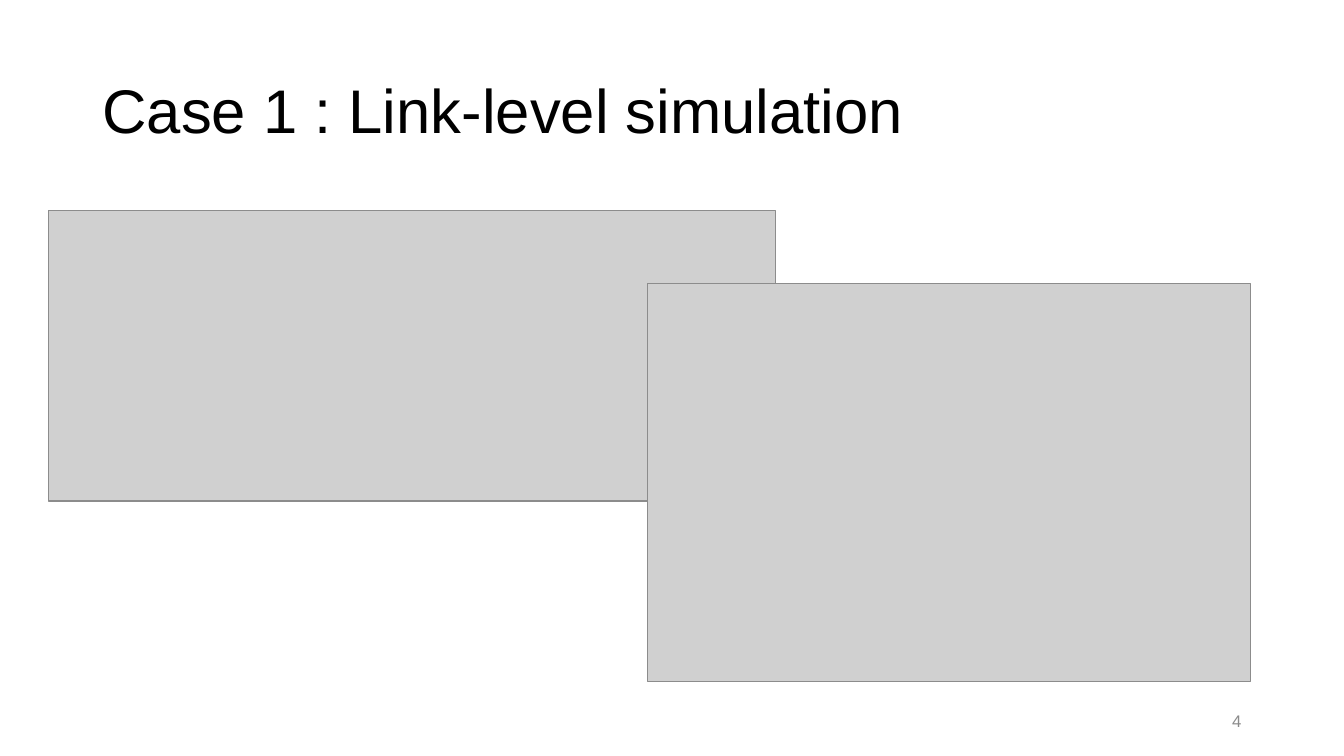
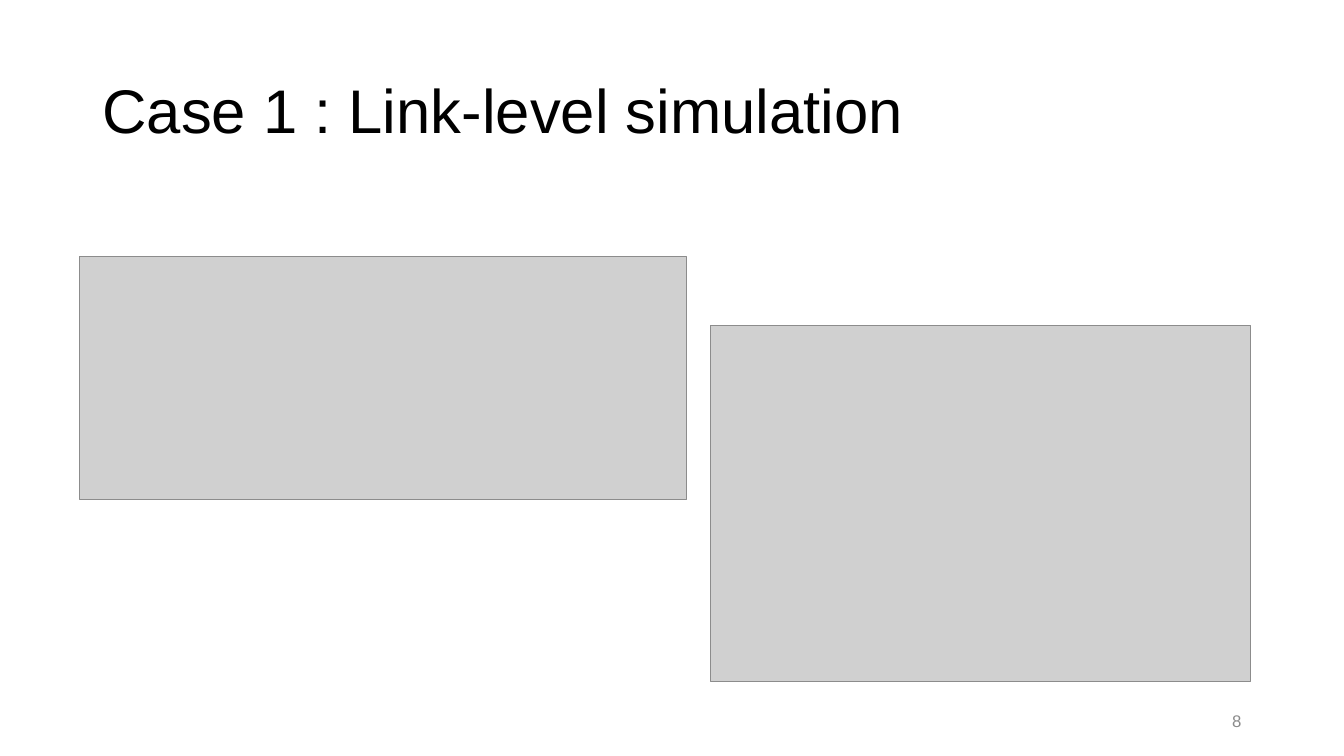
Before and after one commit to NYCU-ICCLab/sionna_introduction, a slide deck: slide 8 of sionna_introduction.pptx (slide 4 before the commit). Drawn at 1344x756 pixels with LibreOffice and Linux fonts; fonts in the diff are those of the drawing; grey boxes stand for pictures; background and template pictures are left out. Boxes give left, top, right and bottom in pixels: in the first picture for what was removed or moved away, otherwise in the second. Text is boxed around its words. In the diff, an @@ line names an element or a change of style, - is before the commit and + after.

```diff
--- a/sionna_introduction.pptx
+++ b/sionna_introduction.pptx
@@ picture: place and size @@
-picture at [48, 211, 775, 501]
+picture at [80, 257, 687, 500]
@@ picture: place and size @@
-picture at [647, 284, 1251, 682]
+picture at [711, 326, 1251, 682]
@@ page number at [1232, 715, 1241, 727]: text changed @@
-4
+8
```
Also in this commit, not shown: 4 other slides changed, 4 slides added, 3 other files.
